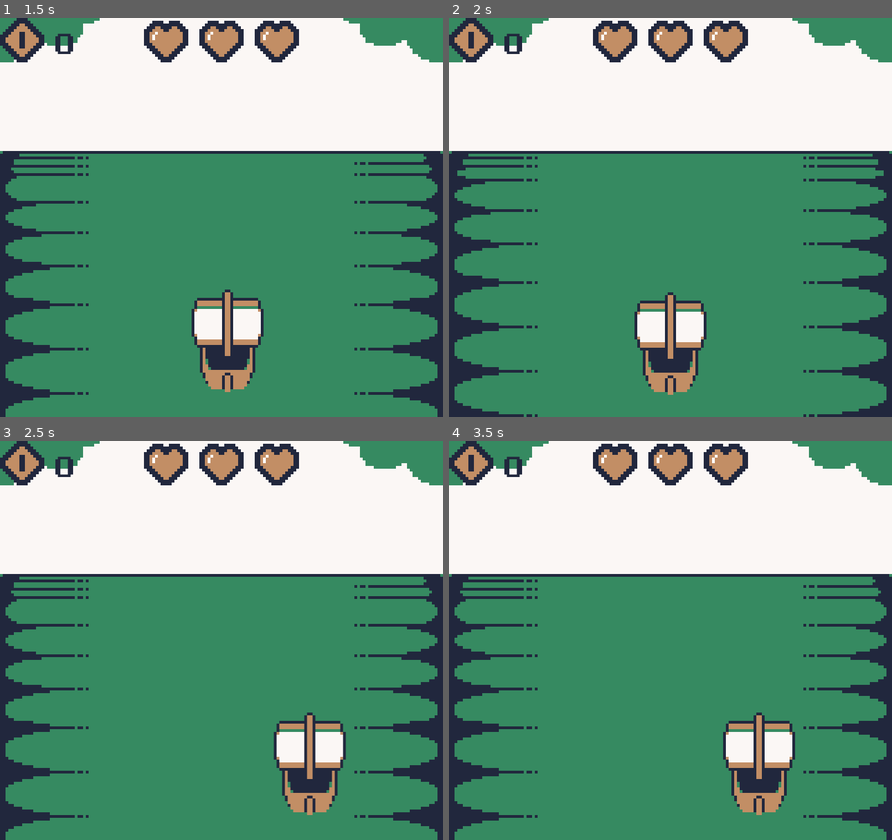
Above: before the commit, frames 1-4 (two rows, left to right).
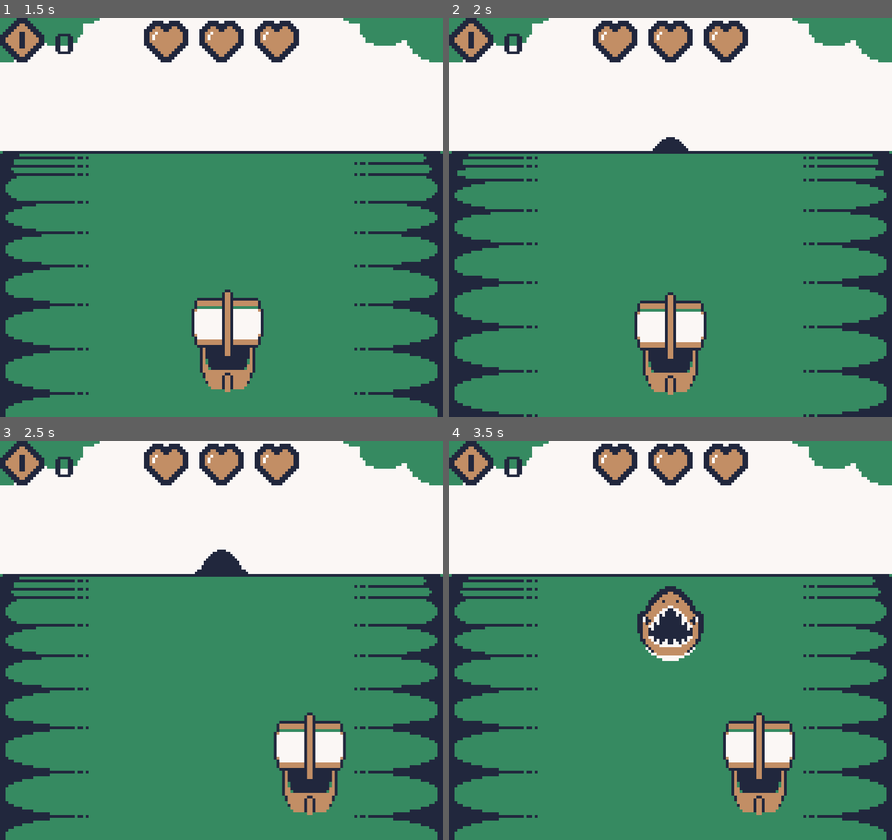
Above: after the commit, the same moments.

Repository: dr4ghs/GBJAM14
Game: Godot game, scene res://Scenes/play_scene.tscn
Same seed, same stepped clock (60 frames per second), same inputs: the game is played once before the commit and once after it. This scene is started directly instead of the project's main scene.
Inputs:
- Up to frame 1 (1.5 s): hold Right (steer_right) 0.53-1.28 s; hold Left (steer_left) from 1.28 s (still down)
- Up to frame 2 (2 s): keep holding Left (steer_left)
- Up to frame 3 (2.5 s): release Left (steer_left) at 2.03 s; hold Right (steer_right) from 2.03 s (still down)
- Up to frame 4 (3.5 s): keep holding Right (steer_right)

Frame 1 is identical in both runs. In frame 2, 0.2% of the frame differs, in the area x 46-54%, y 29-34%; in frame 3, 0.4%; in frame 4, 2.1%, in the area x 42-58%, y 36-56%.

Commit message:
Fixed gold and health bar

Diff:
--- a/Scenes/Prefabs/entity.tscn
+++ b/Scenes/Prefabs/entity.tscn
@@ -27,7 +27,7 @@
 [node name="Entity" type="Area2D" unique_id=355213405]
 z_index = -1
 scale = Vector2(0.8, 0.8)
-collision_layer = 2
+collision_mask = 0
 script = ExtResource("1_53wb5")
 
 [node name="Graphics" type="Sprite2D" parent="." unique_id=1217976356]
--- a/Scenes/play_scene.tscn
+++ b/Scenes/play_scene.tscn
@@ -10,11 +10,16 @@
 [ext_resource type="Script" uid="uid://i7xq76g5pvbb" path="res://Scripts/UI/health_bar.gd" id="5_ivbpn"]
 [ext_resource type="Texture2D" uid="uid://dsojiqq6ktrwu" path="res://Assets/Sprites/hearts.png" id="6_io55t"]
 [ext_resource type="Texture2D" uid="uid://c4t06lg00gjy" path="res://Assets/Sprites/coin.png" id="10_knw1p"]
-[ext_resource type="Script" uid="uid://d4c7iw6xdus3v" path="res://Scripts/entity.gd" id="11_j3qlu"]
 [ext_resource type="Resource" uid="uid://qulyym73n8fl" path="res://Assets/Resources/shark_entity.tres" id="12_ivbpn"]
-[ext_resource type="Texture2D" uid="uid://ck258yie3336b" path="res://Assets/Sprites/clipping_mask.png" id="13_fbpj1"]
-[ext_resource type="Resource" uid="uid://csijcc10nc2mj" path="res://Assets/Resources/coin_entity.tres" id="13_io55t"]
-[ext_resource type="AnimationLibrary" uid="uid://pfu4k7ss0qye" path="res://Assets/Animations/entity_anims.tres" id="14_3cjv5"]
+[ext_resource type="PackedScene" uid="uid://b2cn7dwr1s7vj" path="res://Scenes/Prefabs/entity.tscn" id="15_fbpj1"]
+
+[sub_resource type="AtlasTexture" id="AtlasTexture_ivbpn"]
+atlas = ExtResource("6_io55t")
+region = Rect2(0, 0, 16, 16)
+
+[sub_resource type="AtlasTexture" id="AtlasTexture_io55t"]
+atlas = ExtResource("6_io55t")
+region = Rect2(16, 0, 16, 16)
 
 [sub_resource type="AtlasTexture" id="AtlasTexture_vklac"]
 atlas = ExtResource("6_io55t")
@@ -66,26 +71,6 @@
 &"default": SubResource("Animation_knw1p")
 }
 
-[sub_resource type="Animation" id="Animation_b1v8y"]
-length = 0.001
-tracks/0/type = "value"
-tracks/0/imported = false
-tracks/0/enabled = true
-tracks/0/path = NodePath("Graphics:region_rect:position:x")
-tracks/0/interp = 1
-tracks/0/loop_wrap = true
-tracks/0/keys = {
-"times": PackedFloat32Array(0),
-"transitions": PackedFloat32Array(1),
-"update": 1,
-"values": [0.0]
-}
-
-[sub_resource type="AnimationLibrary" id="AnimationLibrary_v5u45"]
-_data = {
-&"RESET": SubResource("Animation_b1v8y")
-}
-
 [node name="PlayScene" type="Node2D" unique_id=458439781]
 
 [node name="GameState" type="Node2D" parent="." unique_id=1420079834]
@@ -104,7 +89,7 @@
 size_flags_horizontal = 4
 size_flags_vertical = 0
 
-[node name="Layout" type="HBoxContainer" parent="Canvas Layer/HealthBar" unique_id=807463794]
+[node name="Layout" type="HBoxContainer" parent="Canvas Layer/HealthBar" unique_id=807463794 node_paths=PackedStringArray("hearts")]
 propagate_maximum_size = false
 layout_mode = 1
 anchors_preset = 5
@@ -115,6 +100,9 @@
 offset_bottom = 16.0
 grow_horizontal = 2
 script = ExtResource("5_ivbpn")
+hearts = [NodePath("Heart1"), NodePath("Heart2"), NodePath("Heart3")]
+full_heart = SubResource("AtlasTexture_ivbpn")
+empty_heart = SubResource("AtlasTexture_io55t")
 
 [node name="Heart1" type="TextureRect" parent="Canvas Layer/HealthBar/Layout" unique_id=61537434]
 layout_mode = 2
@@ -179,49 +167,14 @@
 
 [node name="PlayerShip" parent="." unique_id=630683284 instance=ExtResource("5_616no")]
 position = Vector2(80, 136)
+collision_mask = 2
+_health = 3
 
-[node name="Shark" type="Area2D" parent="." unique_id=355213405]
-z_index = -1
-position = Vector2(80, 48)
-scale = Vector2(0.8, 0.8)
-script = ExtResource("11_j3qlu")
-distance = 2.0
+[node name="Entity" parent="." unique_id=1546749861 instance=ExtResource("15_fbpj1")]
+position = Vector2(80, 0)
+collision_layer = 2
+collision_mask = 1
 res = ExtResource("12_ivbpn")
 
-[node name="Graphics" type="Sprite2D" parent="Shark" unique_id=1217976356]
-clip_children = 2
-
-[node name="Mask" type="Sprite2D" parent="Shark/Graphics" unique_id=1205552088]
-visible = false
-texture = ExtResource("13_fbpj1")
-
-[node name="CollisionBox" type="CollisionShape2D" parent="Shark" unique_id=475559142]
-
-[node name="AnimationPlayer" type="AnimationPlayer" parent="Shark" unique_id=1070795933]
-libraries/ = SubResource("AnimationLibrary_v5u45")
-libraries/entity_anims = ExtResource("14_3cjv5")
-autoplay = &"entity_anims/coin"
-
-[node name="Coin1" type="Area2D" parent="." unique_id=259630410]
-z_index = -1
-position = Vector2(80, 48)
-scale = Vector2(0.8, 0.8)
-script = ExtResource("11_j3qlu")
-res = ExtResource("13_io55t")
-
-[node name="Graphics" type="Sprite2D" parent="Coin1" unique_id=1667972865]
-clip_children = 2
-
-[node name="Mask" type="Sprite2D" parent="Coin1/Graphics" unique_id=222393277]
-visible = false
-texture = ExtResource("13_fbpj1")
-
-[node name="CollisionBox" type="CollisionShape2D" parent="Coin1" unique_id=663765513]
-
-[node name="AnimationPlayer" type="AnimationPlayer" parent="Coin1" unique_id=1018200551]
-libraries/ = SubResource("AnimationLibrary_v5u45")
-libraries/entity_anims = ExtResource("14_3cjv5")
-autoplay = &"entity_anims/coin"
-
-[connection signal="area_entered" from="Shark" to="Shark" method="_on_area_entered"]
-[connection signal="area_entered" from="Coin1" to="Coin1" method="_on_area_entered"]
+[connection signal="damage_taken" from="PlayerShip" to="Canvas Layer/HealthBar/Layout" method="on_damage_taken"]
+[connection signal="gold_taken" from="PlayerShip" to="Canvas Layer/Golds/Layout/Label" method="on_gold_taken"]
--- a/Scripts/UI/gold_label.gd
+++ b/Scripts/UI/gold_label.gd
@@ -1,6 +1,4 @@
 class_name GoldLabel extends Label
 
-@onready var manager: GameStateManager = %GameState;
-
 func on_gold_taken(gold: int):
-	text = str(manager.player._gold);
+	text = str(gold);
--- a/Scripts/UI/health_bar.gd
+++ b/Scripts/UI/health_bar.gd
@@ -1,3 +1,12 @@
 class_name HealthBar extends HBoxContainer
 
-@onready var manager: GameStateManager = %GameState;
+@export var hearts: Array[TextureRect];
+
+@export var full_heart: AtlasTexture;
+@export var empty_heart: AtlasTexture;
+
+func on_damage_taken(health: int) -> void:
+	print(health);
+	for i in len(hearts):
+		if i < health: hearts[i].texture = full_heart;
+		else: hearts[i].texture = empty_heart;
--- a/Scripts/entity.gd
+++ b/Scripts/entity.gd
@@ -68,5 +68,6 @@
 	position.y = get_viewport_rect().size.y - (delta_d * (get_viewport_rect().size.y - 48));
 
 func _on_area_entered(_area: Area2D) -> void:
-	print("COLLIDED");
+	if z_index < _area.z_index: return;
+
 	self.queue_free()
--- a/Scripts/ship.gd
+++ b/Scripts/ship.gd
@@ -21,5 +21,11 @@
 	animation_player.speed_scale = 1 + (_gold / 500)
 
 func _on_area_entered(obstacle: Entity) -> void:
-	if obstacle.is_damaging: damage_taken.emit(obstacle.damage());
-	if obstacle.is_gold: gold_taken.emit(obstacle.gold());
+	if z_index > obstacle.z_index: return;
+
+	if obstacle.is_damaging:
+		_health -= obstacle.damage()
+		damage_taken.emit(_health);
+	if obstacle.is_gold:
+		_gold += obstacle.gold()
+		gold_taken.emit(_gold);
